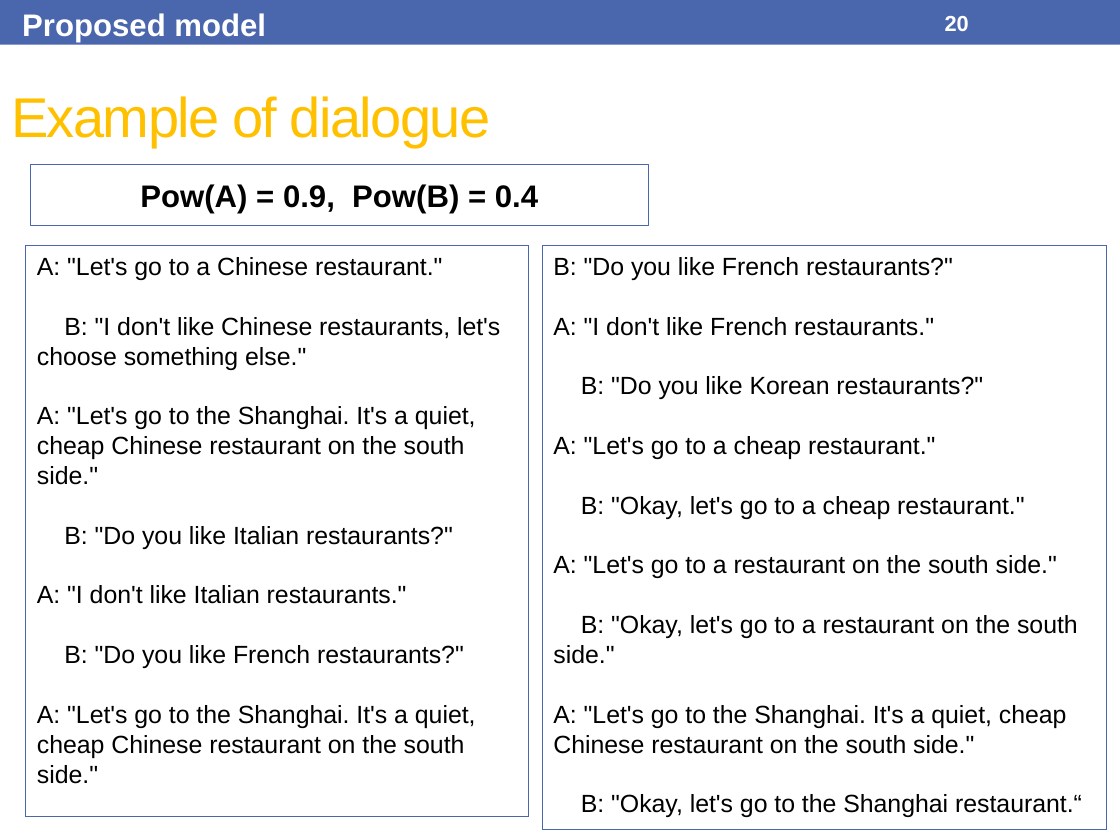
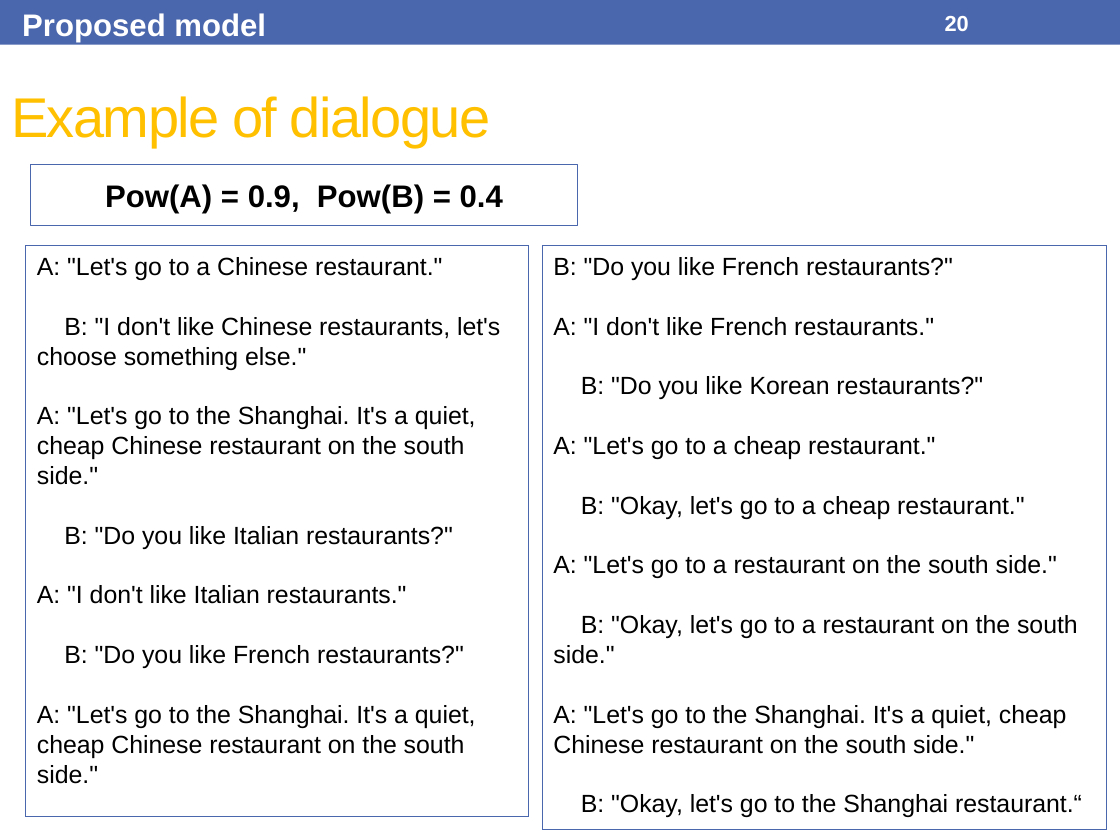
Before and after one commit to Olydia/Discolog, a slide deck: slide 20 of papers/Presentations/IVA17/IVA17.pptx. Drawn at 1120x840 pixels with LibreOffice and Linux fonts; fonts in the diff are those of the drawing. Boxes give left, top, right and bottom in pixels: in the first picture for what was removed or moved away, otherwise in the second. Text is boxed around its words. In the diff, an @@ line names an element or a change of style, - is before the commit and + after.

```diff
--- a/papers/Presentations/IVA17/IVA17.pptx
+++ b/papers/Presentations/IVA17/IVA17.pptx
@@ rectangle "Pow(A) = 0.9, Pow(B) = ...": place and size @@
-rectangle "Pow(A) = 0.9, Pow(B) = ..." at (31,165,648,226)
+rectangle "Pow(A) = 0.9, Pow(B) = ..." at (31,165,578,226)
```
Also in this commit, not shown: 8 other slides changed, 1 slide added, 1 other file.
